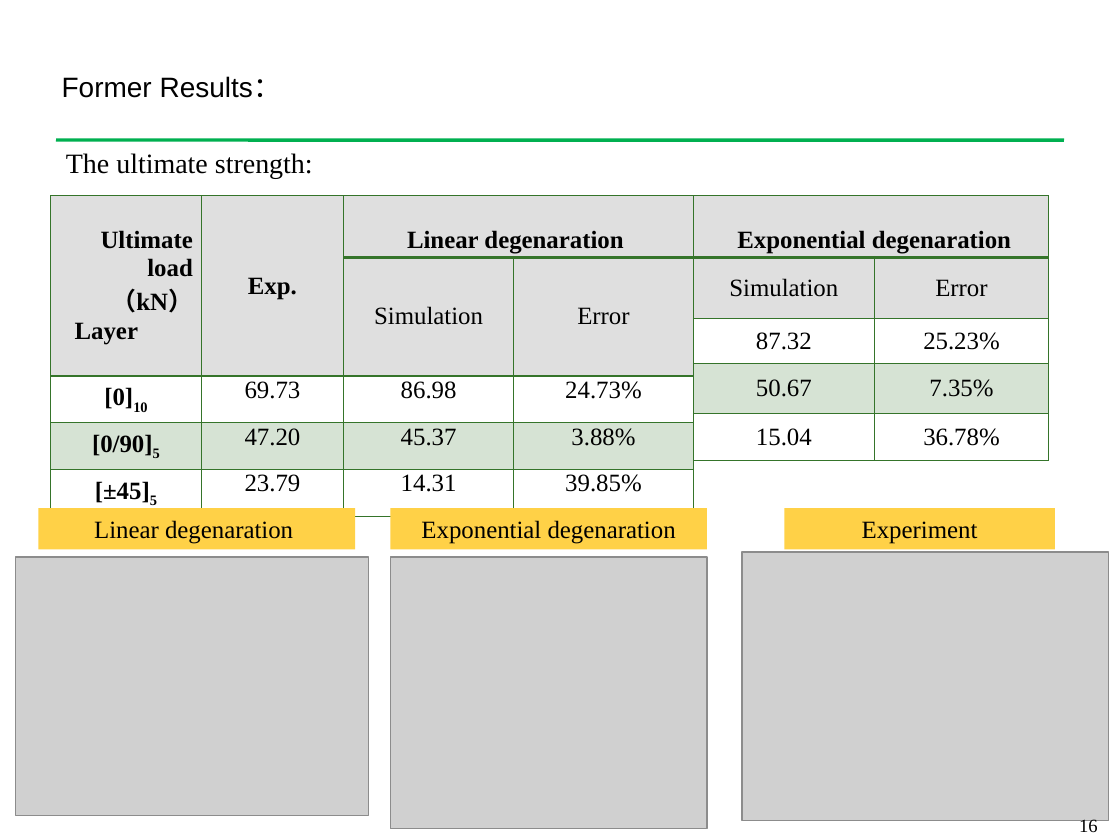
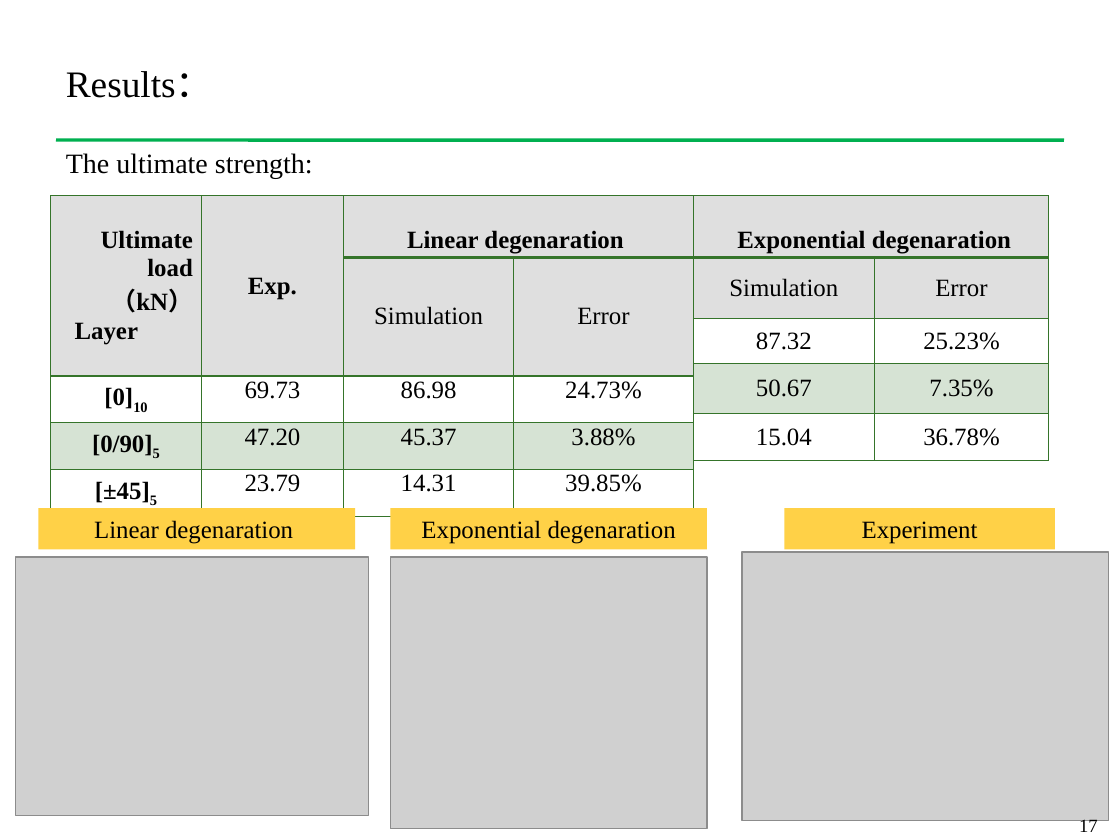
Before and after one commit to Chu2015/UMAThashinlinear4, a slide deck: slide 17 of 组会报告/组会20180110.pptx (slide 16 before the commit). Drawn at 1120x840 pixels with LibreOffice and Linux fonts; fonts in the diff are those of the drawing; grey boxes stand for pictures; background and template pictures are left out. Boxes give left, top, right and bottom in pixels: in the first picture for what was removed or moved away, otherwise in the second. Text is boxed around its words. In the diff, an @@ line names an element or a change of style, - is before the commit and + after.

```diff
--- a/组会报告/组会20180110.pptx
+++ b/组会报告/组会20180110.pptx
@@ text at box(66, 71, 213, 98): text changed; size 18 to 24 pt; font Arial to Times New Roman @@
-Former Results：
+Results：
@@ page number at box(1079, 817, 1098, 832): text changed @@
-16
+17
```
Also in this commit, not shown: 4 other slides changed, 2 slides added, 1 other file.
